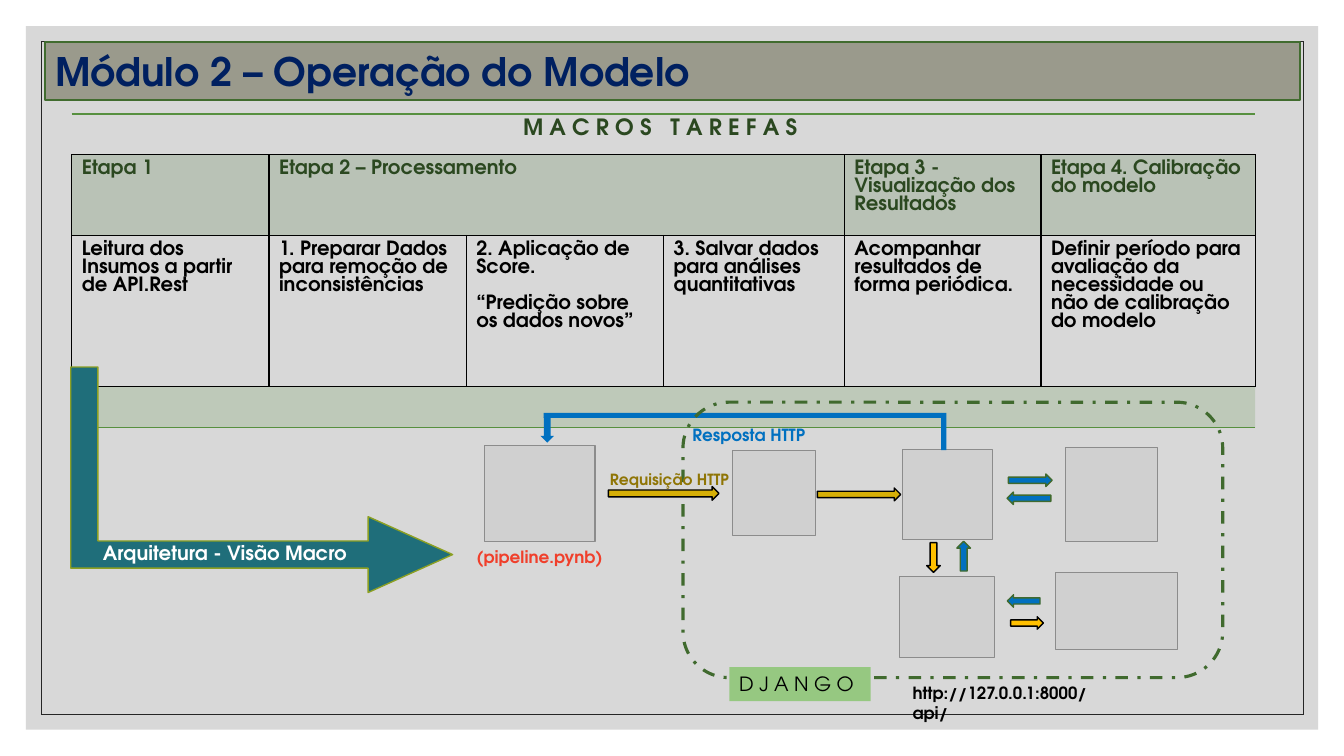
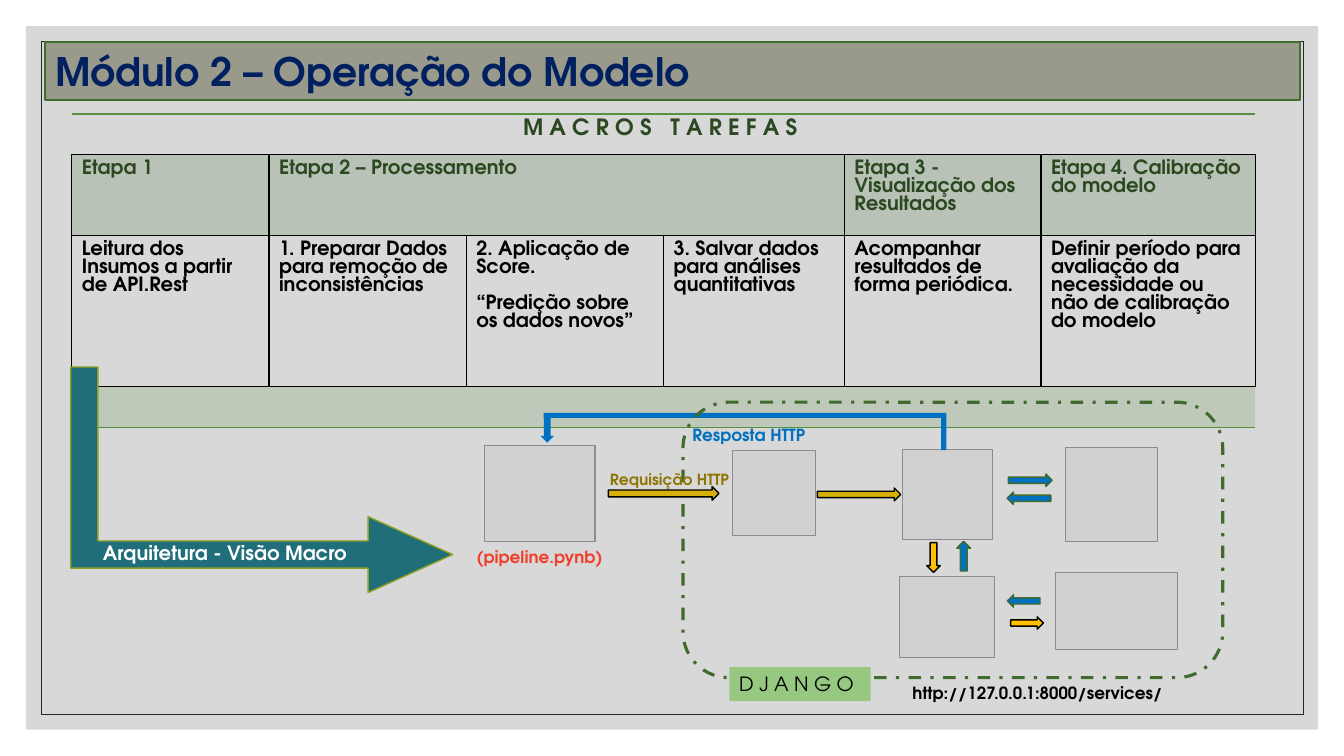
Before and after one commit to tciodaro/mit_data_science, a slide deck: slide 10 of Docs/Project/Projeto AI.pptx (slide 9 before the commit). Drawn at 1344x756 pixels with LibreOffice and Linux fonts; fonts in the diff are those of the drawing; grey boxes stand for pictures. Boxes give left, top, right and bottom in pixels: in the first picture for what was removed or moved away, otherwise in the second. Text is boxed around its words. In the diff, an @@ line names an element or a change of style, - is before the commit and + after.

```diff
--- a/Docs/Project/Projeto AI.pptx
+++ b/Docs/Project/Projeto AI.pptx
@@ text at <box>912,686,1162,702</box>: text changed @@
-http://127.0.0.1:8000/api/
+http://127.0.0.1:8000/services/
```
Also in this commit, not shown: 7 other slides changed, 2 slides added, 1 slide removed, 13 other files.
